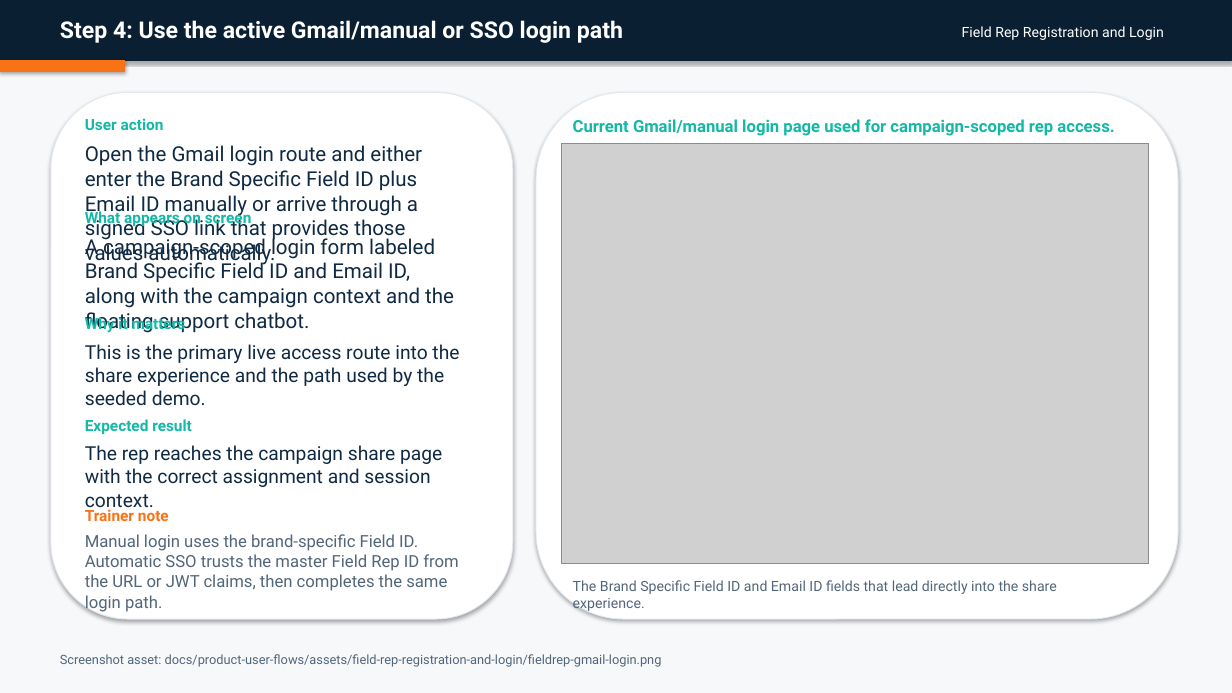
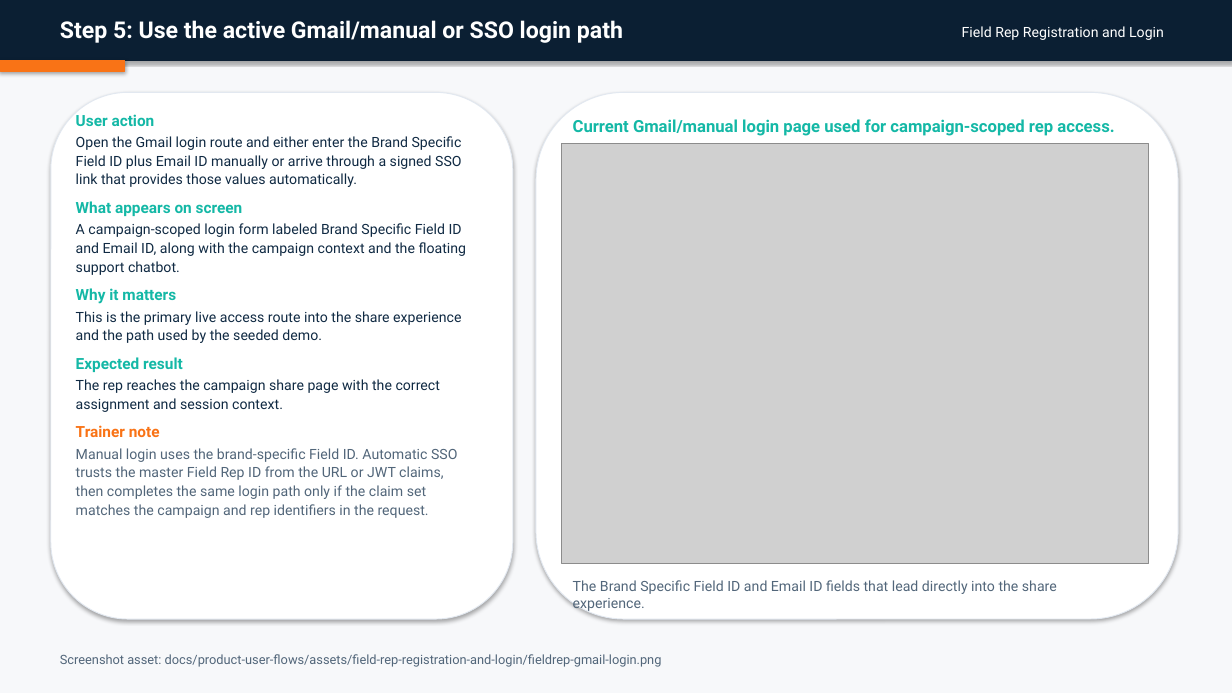
Before and after one commit to admin-masters/inclinic-education-system, a slide deck: slide 7 of output/doc/user-flow-decks/06-field-rep-registration-and-login.pptx (slide 6 before the commit). Drawn at 1232x693 pixels with LibreOffice and Linux fonts; fonts in the diff are those of the drawing; grey boxes stand for pictures. Boxes give left, top, right and bottom in pixels: in the first picture for what was removed or moved away, otherwise in the second. Text is boxed around its words. In the diff, an @@ line names an element or a change of style, - is before the commit and + after.

Commit message:
sync user flow deck details with live product

```diff
--- a/output/doc/user-flow-decks/06-field-rep-registration-and-login.pptx
+++ b/output/doc/user-flow-decks/06-field-rep-registration-and-login.pptx
@@ text at <box>60,20,623,43</box>: text changed @@
-Step 4: Use the active Gmail/manual or SSO login path
+Step 5: Use the active Gmail/manual or SSO login path
@@ text added at <box>76,114,467,518</box>, 11 pt, text #102A43 @@
+User action
+Open the Gmail login route and either enter the Brand Specific Field ID plus Email ID manually or arrive through a signed SSO link that provides those values automatically.
+What appears on screen
+A campaign-scoped login form labeled Brand Specific Field ID and Email ID, along with the campaign context and the floating support chatbot.
+Why it matters
+This is the primary live access route into the share experience and the path used by the seeded demo.
+Expected result
+The rep reaches the campaign share page with the correct assignment and session context.
+Trainer note
+Manual login uses the brand-specific Field ID. Automatic SSO trusts the master Field Rep ID from the URL or JWT claims, then completes the same login path only if the claim set matches the campaign and rep identifiers in the request.
@@ text removed at <box>85,118,164,130</box> @@
-User action
@@ text removed at <box>85,145,422,266</box> @@
-Open the Gmail login route and either enter the Brand Specific Field ID plus Email ID manually or arrive through a signed SSO link that provides those values automatically.
@@ text removed at <box>85,209,252,227</box> @@
-What appears on screen
@@ text removed at <box>85,235,454,333</box> @@
-A campaign-scoped login form labeled Brand Specific Field ID and Email ID, along with the campaign context and the floating support chatbot.
@@ text removed at <box>85,315,186,333</box> @@
-Why it matters
@@ text removed at <box>85,344,459,405</box> @@
-This is the primary live access route into the share experience and the path used by the seeded demo.
@@ text removed at <box>85,419,192,434</box> @@
-Expected result
@@ text removed at <box>85,445,442,487</box> @@
-The rep reaches the campaign share page with the correct assignment and session context.
@@ text removed at <box>85,509,169,521</box> @@
-Trainer note
@@ text removed at <box>85,534,458,591</box> @@
-Manual login uses the brand-specific Field ID. Automatic SSO trusts the master Field Rep ID from the URL or JWT claims, then completes the same login path.
```
Also in this commit, not shown: 7 other slides changed, 1 slide added, 35 other files.
